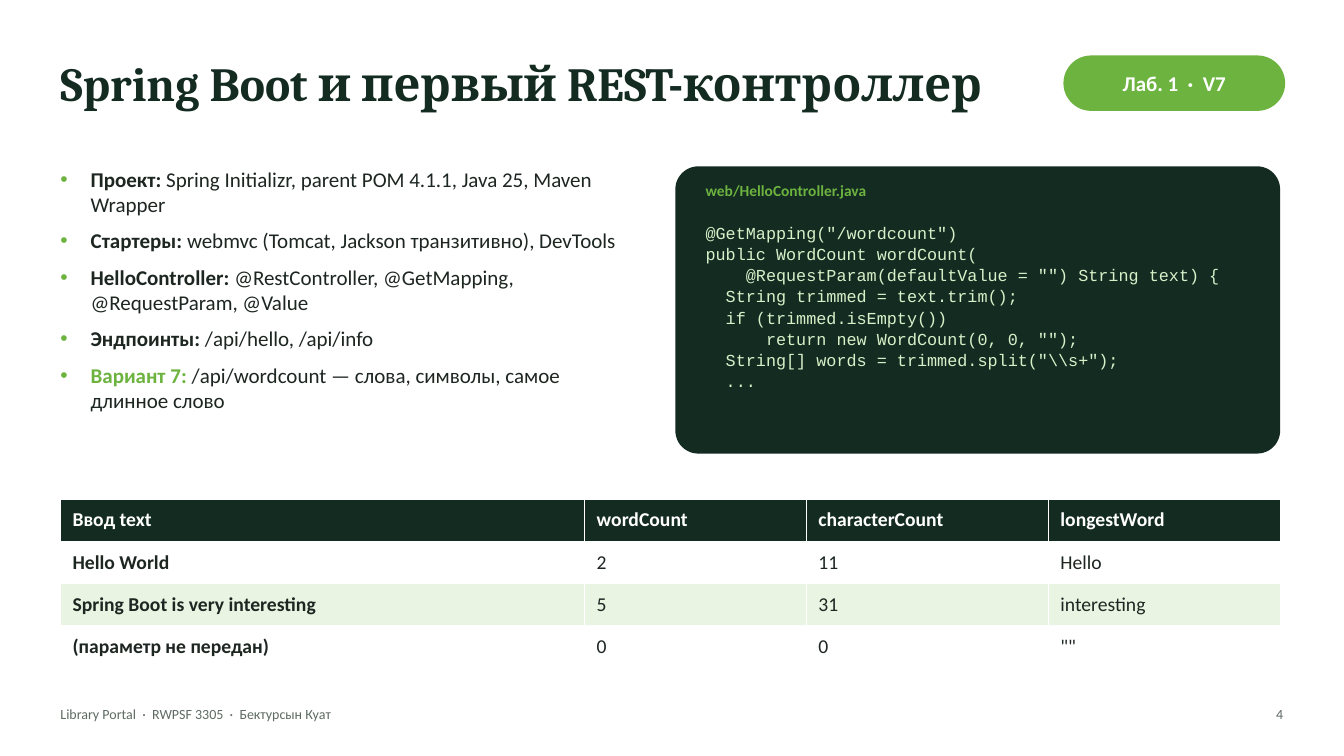
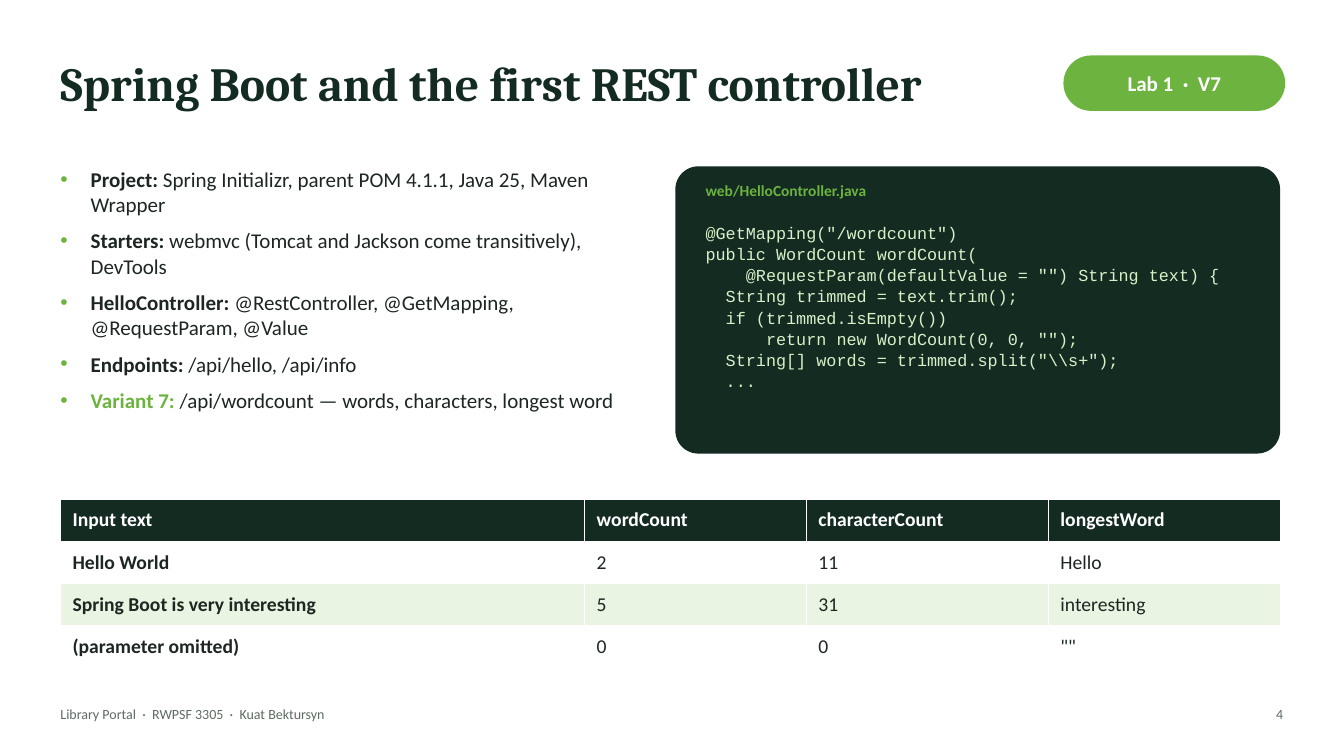
Before and after one commit to AkAyu44/library-portal, a slide deck: slide 4 of docs/Defense_Presentation.pptx. Drawn at 1344x756 pixels with LibreOffice and Linux fonts; fonts in the diff are those of the drawing. Boxes give left, top, right and bottom in pixels: in the first picture for what was removed or moved away, otherwise in the second. Text is boxed around its words. In the diff, an @@ line names an element or a change of style, - is before the commit and + after.

```diff
--- a/docs/Defense_Presentation.pptx
+++ b/docs/Defense_Presentation.pptx
@@ text at [60,67,922,112]: text changed @@
-Spring Boot и первый REST-контроллер
+Spring Boot and the first REST controller
@@ text at [1128,76,1221,91]: text changed @@
-Лаб. 1 · V7
+Lab 1 · V7
@@ text at [91,172,588,274]: text changed @@
-• Проект: Spring Initializr, parent POM 4.1.1, Java 25, Maven Wrapper
-• Стартеры: webmvc (Tomcat, Jackson транзитивно), DevTools
+• Project: Spring Initializr, parent POM 4.1.1, Java 25, Maven Wrapper
+• Starters: webmvc (Tomcat and Jackson come transitively), DevTools
@@ text at [91,357,613,412]: text changed @@
-• Эндпоинты: /api/hello, /api/info
-• Вариант 7: /api/wordcount — слова, символы, самое длинное слово
+• Endpoints: /api/hello, /api/info
+• Variant 7: /api/wordcount — words, characters, longest word
@@ table at [60,499,1280,668] @@
-row 1, column 1: Ввод text
+row 1, column 1: Input text
-row 4, column 1: (параметр не передан)
+row 4, column 1: (parameter omitted)
@@ text at [60,709,324,721]: text changed @@
-Library Portal · RWPSF 3305 · Бектурсын Куат
+Library Portal · RWPSF 3305 · Kuat Bektursyn
```
Also in this commit, not shown: 13 other slides changed, 4 other files.
